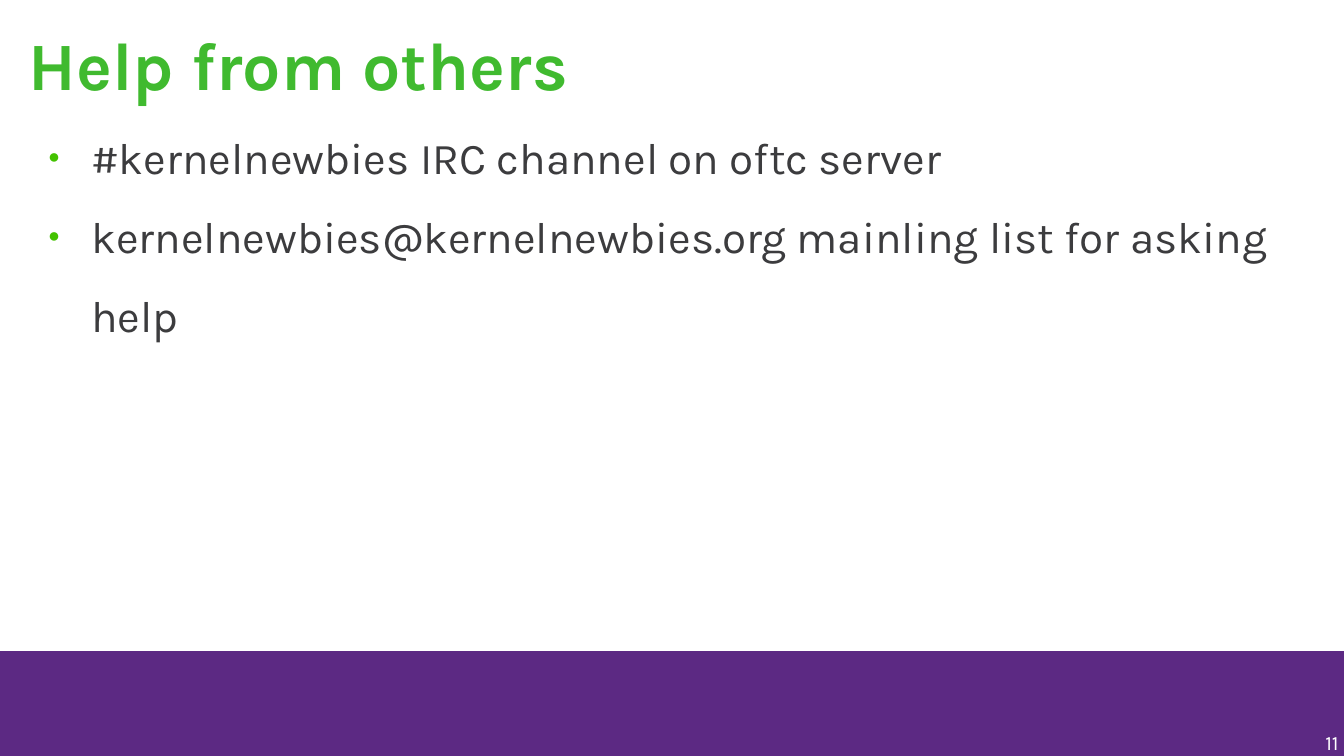
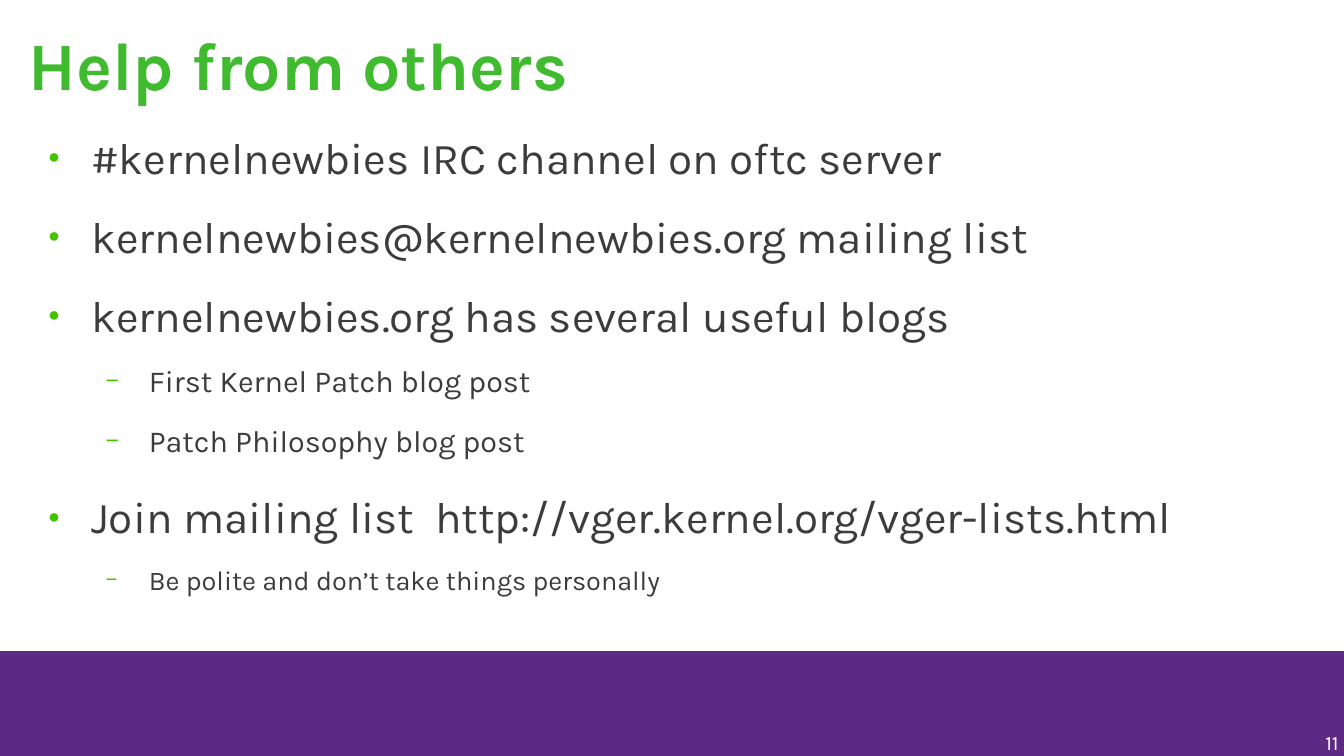
Before and after one commit to musamaanjum/presentations, a slide deck: slide 11 of getting-into-linux-kernel-development.odp. Drawn at 1344x756 pixels with LibreOffice and Linux fonts; fonts in the diff are those of the drawing; background and template pictures are left out. Boxes give left, top, right and bottom in pixels: in the first picture for what was removed or moved away, otherwise in the second. Text is boxed around its words. In the diff, an @@ line names an element or a change of style, - is before the commit and + after.

```diff
--- a/getting-into-linux-kernel-development.odp
+++ b/getting-into-linux-kernel-development.odp
@@ text at (91,222,1171,597): text changed @@
-● kernelnewbies@kernelnewbies.org mainling list for asking help
+● kernelnewbies@kernelnewbies.org mailing list
+● kernelnewbies.org has several useful blogs
+  − First Kernel Patch blog post
+  − Patch Philosophy blog post
+● Join mailing list http://vger.kernel.org/vger-lists.html
+  − Be polite and don’t take things personally
```
Also in this commit, not shown: 9 other slides changed, 2 slides added, 9 slides removed, 3 other files.
